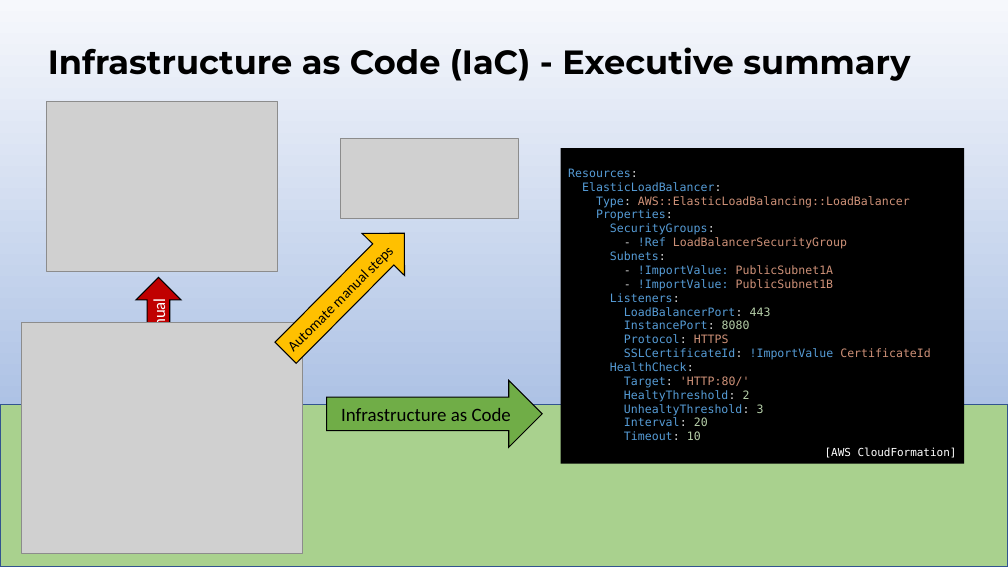
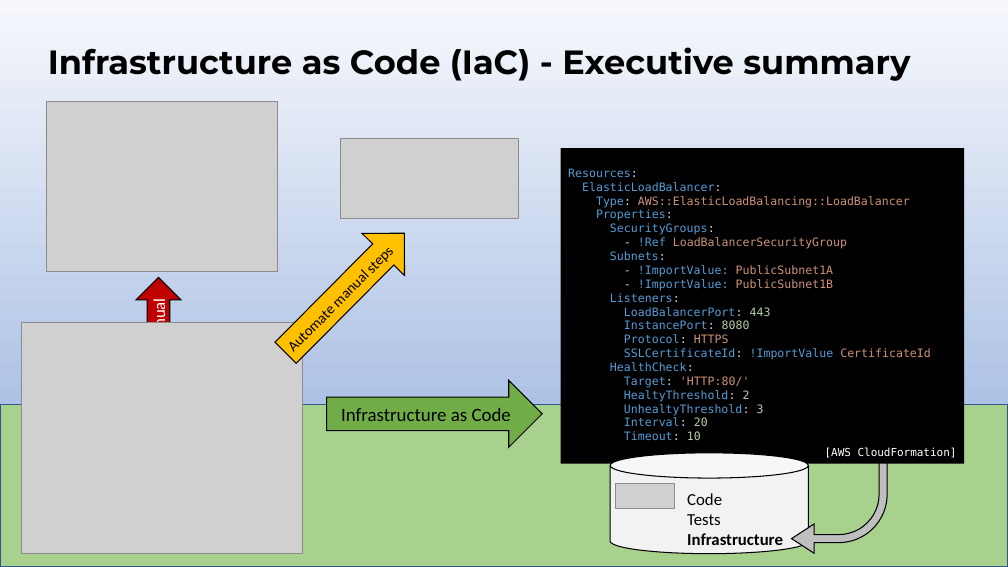
Before and after one commit to AWS-Competence-Group/sessions, a slide deck: slide 2 of 05-infrastructure-as-code/05-infrastructure-as-code.pptx. Drawn at 1008x567 pixels with LibreOffice and Linux fonts; fonts in the diff are those of the drawing; grey boxes stand for pictures; background and template pictures are left out. Boxes give left, top, right and bottom in pixels: in the first picture for what was removed or moved away, otherwise in the second. Text is boxed around its words. In the diff, an @@ line names an element or a change of style, - is before the commit and + after.

```diff
--- a/05-infrastructure-as-code/05-infrastructure-as-code.pptx
+++ b/05-infrastructure-as-code/05-infrastructure-as-code.pptx
@@ cylinder added at (x1=610, y1=453, x2=808, y2=554), fill #F2F2F2, outline #000000 1 pt @@
@@ bent arrow added at (x1=792, y1=464, x2=887, y2=554), fill #BFBFBF, outline #000000 1 pt @@
@@ picture added at (x1=616, y1=484, x2=675, y2=509) @@
@@ text added at (x1=687, y1=493, x2=783, y2=550), 16 pt, text #000000, bold @@
+Code
+Tests
+Infrastructure
```
Also in this commit, not shown: 2 other slides changed.
